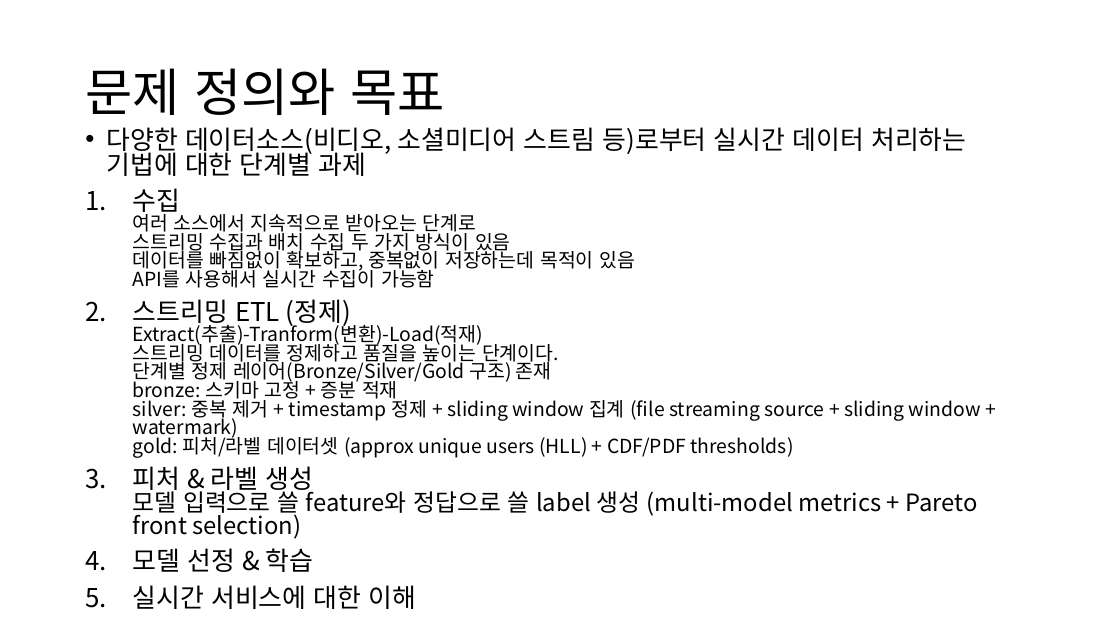
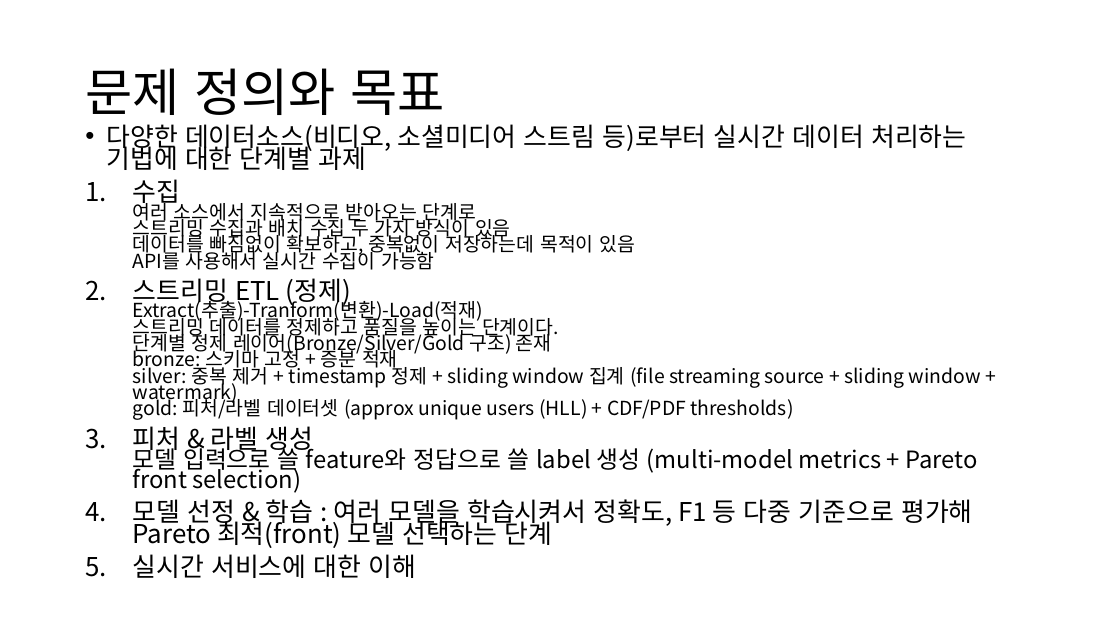
Before and after one commit to LimChanju/Video-Social-Realtime-Pipeline, a slide deck: slide 2 of 빅데이터 분석 과제.pptx. Drawn at 1120x630 pixels with LibreOffice and Linux fonts; fonts in the diff are those of the drawing. Boxes give left, top, right and bottom in pixels: in the first picture for what was removed or moved away, otherwise in the second. Text is boxed around its words. In the diff, an @@ line names an element or a change of style, - is before the commit and + after.

```diff
--- a/빅데이터 분석 과제.pptx
+++ b/빅데이터 분석 과제.pptx
@@ text at [106, 124, 981, 578]: line spacing 0.8 to 0.7 @@
@@ text at [133, 499, 972, 548]: text changed @@
-4. 모델 선정 & 학습
+4. 모델 선정 & 학습 : 여러 모델을 학습시켜서 정확도, F1 등 다중 기준으로 평가해 Pareto 최적(front) 모델 선택하는 단계
```
Also in this commit, not shown: 1 slide added, 16 other files.
